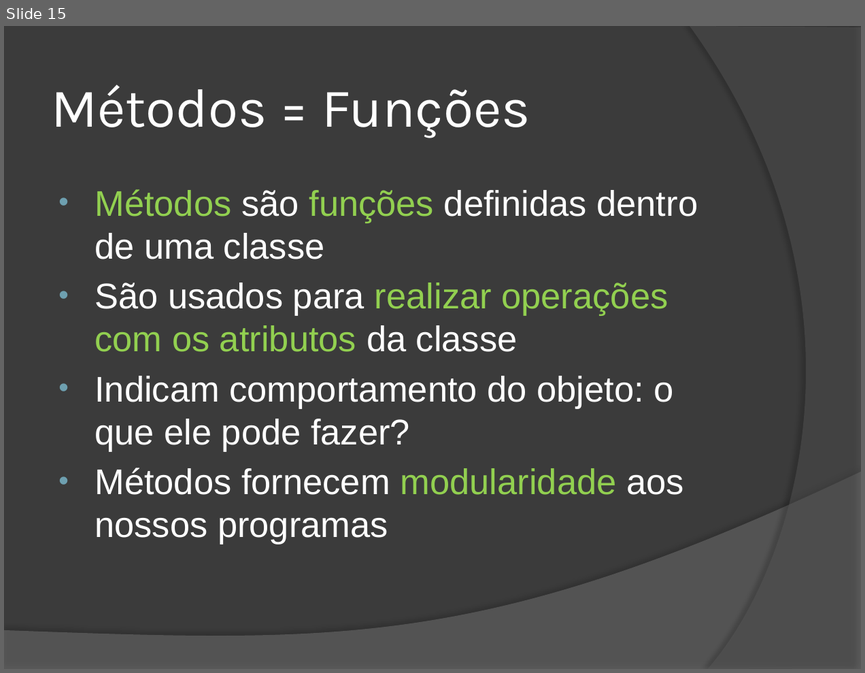
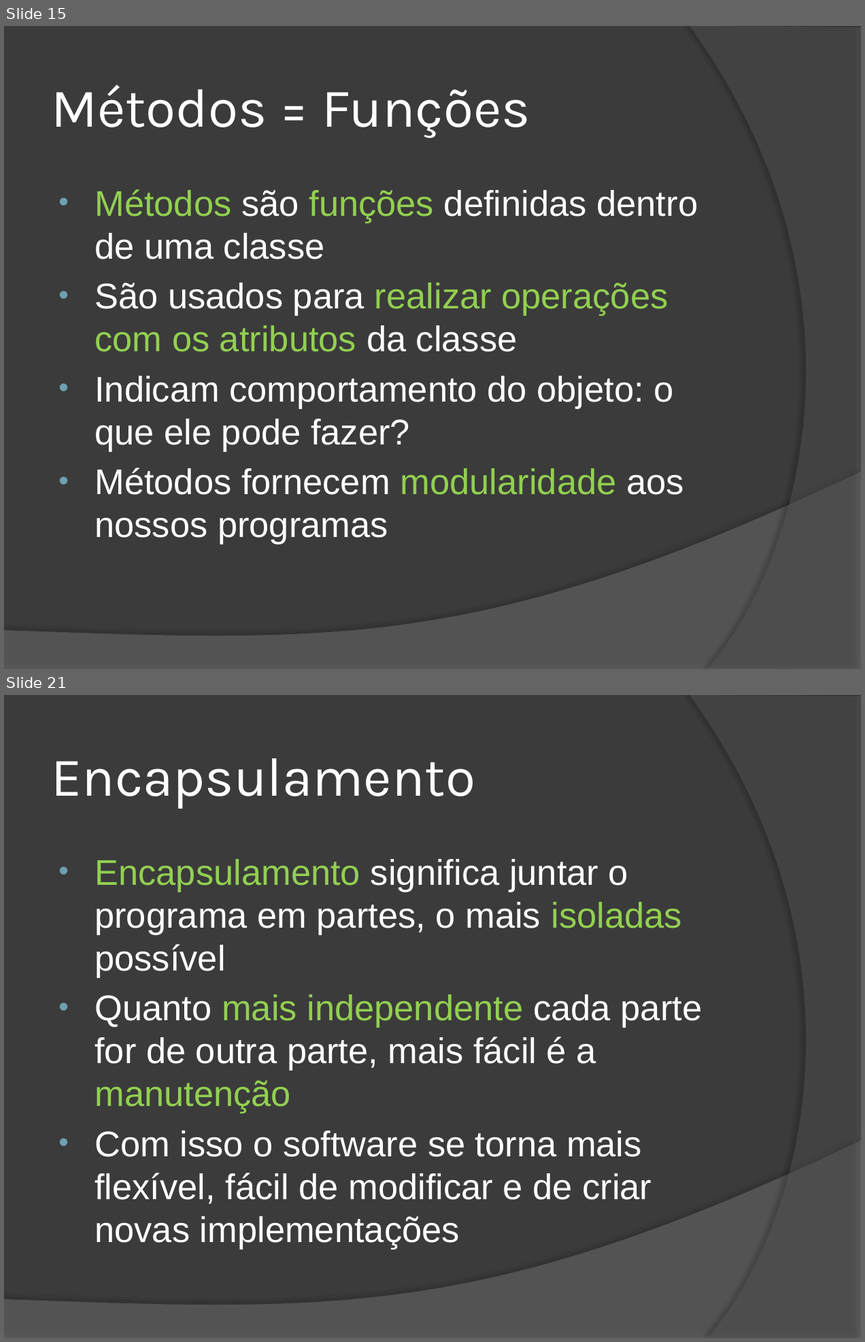
Before and after one commit to wind39/wind39.github.io, a slide deck: curso/modulo2capitulo1.pptx. Shown one above the other, each under a label of ours: slide 15 before the commit, slides 15 and 21 after it; the slides between them are not shown. The pictures are 865x673 and 865x1342 pixels, drawn with LibreOffice and Linux fonts; fonts in the diff are those of the drawing. Boxes give left, top, right and bottom in pixels: in the first picture for what was removed or moved away, otherwise in the second. Text is boxed around its words. In the diff, an @@ line names an element or a change of style, - is before the commit and + after.

```diff
--- a/curso/modulo2capitulo1.pptx
+++ b/curso/modulo2capitulo1.pptx
@@ slide 21 added at (x1=4, y1=695, x2=861, y2=1338), background #3B3B3B; not listed: 2 template elements that a slide beside it also shows @@
@@ title added at (x1=51, y1=758, x2=475, y2=809), 46 pt, text #FFFFFF @@
+Encapsulamento
@@ text added at (x1=94, y1=859, x2=702, y2=1249), 30 pt, text #FFFFFF @@
+• Encapsulamento significa juntar o programa em partes, o mais isoladas possível
+• Quanto mais independente cada parte for de outra parte, mais fácil é a manutenção
+• Com isso o software se torna mais flexível, fácil de modificar e de criar novas implementações
```
Also in this commit, not shown: 2 slides changed, 7 other slides added, 3 other files.
